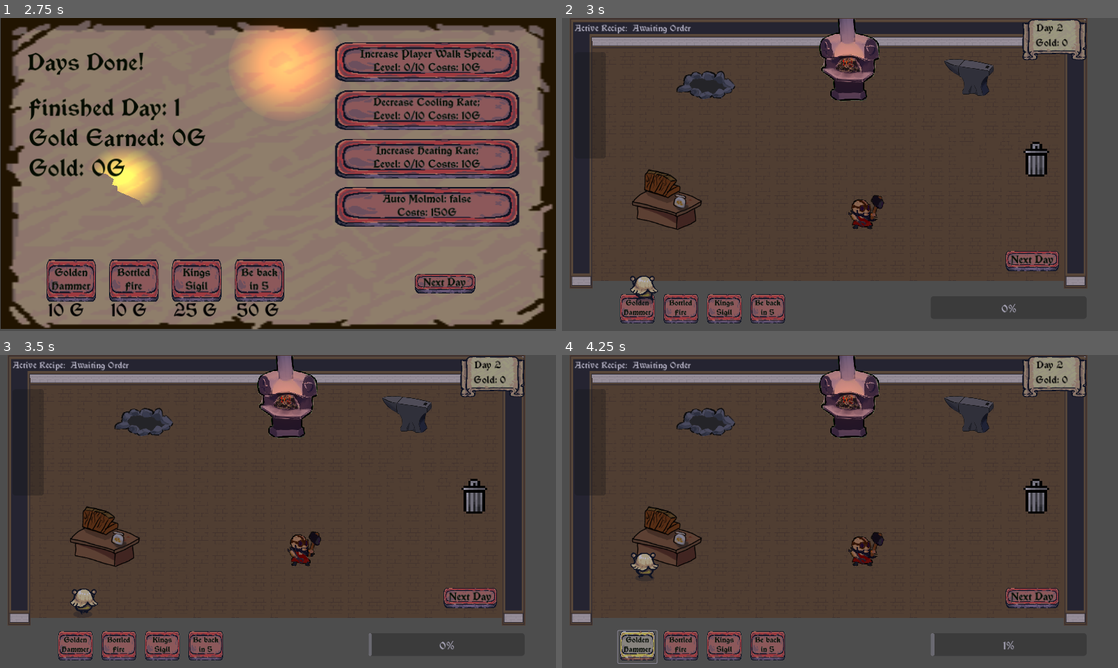
Above: before the commit, frames 1-4 (two rows, left to right).
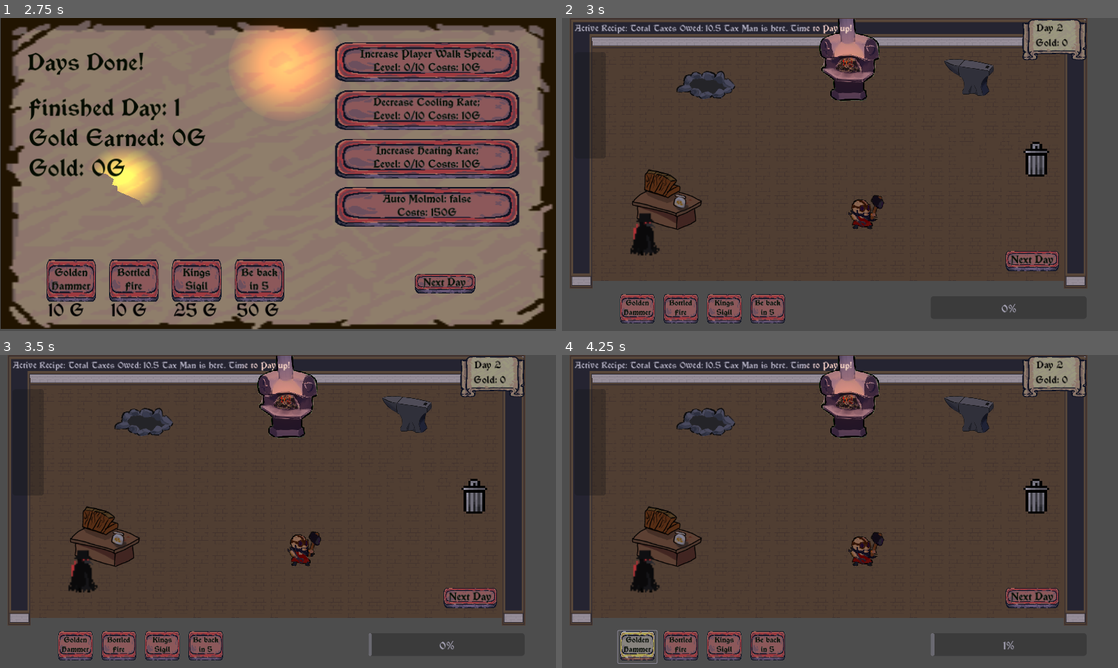
Above: after the commit, the same moments.

Repository: kevinjarocki/BladeRush2.0
Game: Godot game, scene res://menu.tscn
The game is run twice, just before and just after one commit, with the same random seed, the same clock (stepped at 60 frames per second) and the same inputs. The engine's default icon, where the game draws it, is replaced by a stand-in: a white triangle on a blue panel in a dark square.
Inputs:
- Up to frame 1 (2.75 s): click "Play" at 0.5 s; click "Next Day" at 1.25 s; click "Next Day" at 2 s
- Up to frame 2 (3 s): click "Next Day" at 2.75 s
- Up to frame 3 (3.5 s): no input
- Up to frame 4 (4.25 s): click "Golden Hammer" at 3.5 s

Frame 1 is identical in both runs. In frame 2, 1.2% of the frame differs, in the area x 12-53%, y 2-92%; in frame 3, 1.1%; in frame 4, 1.0%.

Commit message:
Taxman implementation
Taxman implementation

Diff:
--- a/ShopManager.gd
+++ b/ShopManager.gd
@@ -30,8 +30,11 @@
 @export var kingsSigilCost = 25
 @export var beBackIn5Cost = 50
 
+#Tax man stuff
 var taxManHere = false
-
+var taxPayed = false
+var taxMan = InstancePlaceholder
+var taxesOwed = 10*pow(day,1.1)
 var ingotNode = null
 var gameFinished = false
 
@@ -150,7 +153,7 @@
 		print("Nothing to do, player does not have ingot")
 
 func playerAtOreBox():
-	if !ingotCheck() and activeRecipe != "Awaiting Order":
+	if !ingotCheck() and activeRecipe != "Awaiting Order" and !taxManHere:
 
 		$OreBox.play()
 		$Ferret.play()
@@ -223,9 +226,10 @@
 		activeRecipe = recipeBook.keys()[randi_range(0, recipeBook.size()-1)]
 		activeMaterial = materialBook.keys()[randi_range(0, materialBook.size()-1)]
 	elif taxManHere:
-		activeRecipe = "Tax Man is here. Time to Pay up!"
-		activeMaterial = "Total Owed:"
-		# totalTax = 10*pwr(day,1.1)
+		money -= snappedf(taxesOwed,1.5)
+		taxMan.ExitShop()
+		taxManHere = false
+
 
 		if autoMolmol:
 			playerAtOreBox()
@@ -251,7 +255,7 @@
 	item.speed = 100
 
 func createTaxMan():
-	var taxMan = load("res://tax_man.tscn").instantiate()
+	taxMan = load("res://tax_man.tscn").instantiate()
 	add_child(taxMan)
 	taxMan.position = Vector2(172,580)
 	#taxMan.speed = 1
@@ -291,6 +295,9 @@
 	dayTimer = 0.00
 	if !taxManHere:
 		createCustomer()
+	elif taxManHere:
+		activeRecipe = "Tax Man is here. Time to Pay up!"
+		activeMaterial = "Total Taxes Owed: " + str(snappedf(taxesOwed,1.5))
 
 func _on_ready():
 	$ThwakToMainMenu.play()
@@ -317,7 +324,7 @@
 		child.queue_free()
 
 	resetOrder()
-	if(day % 5 == 0):
+	if(day == 1 || day % 5 == 0):
 		taxManHere = true
 		createTaxMan()
 
--- a/tax_man.gd
+++ b/tax_man.gd
@@ -2,7 +2,6 @@
 
 
 const speed = 200
-
 var screen_size
 # Called when the node enters the scene tree for the first time.
 func _ready():
@@ -35,3 +34,11 @@
 	position = pos
 	show()
 	$Area2D/TaxManCollisionShape2D.disabled = false
+
+
+func ExitShop():
+	set_velocity(Vector2(-10,0))
+	$Timer.start()
+
+func _on_timer_timeout():
+	queue_free()
--- a/tax_man.tscn
+++ b/tax_man.tscn
@@ -93,3 +93,7 @@
 
 [node name="CollisionShape2D" type="CollisionShape2D" parent="."]
 shape = SubResource("CapsuleShape2D_aaw1j")
+
+[node name="Timer" type="Timer" parent="."]
+wait_time = 2.0
+one_shot = true
